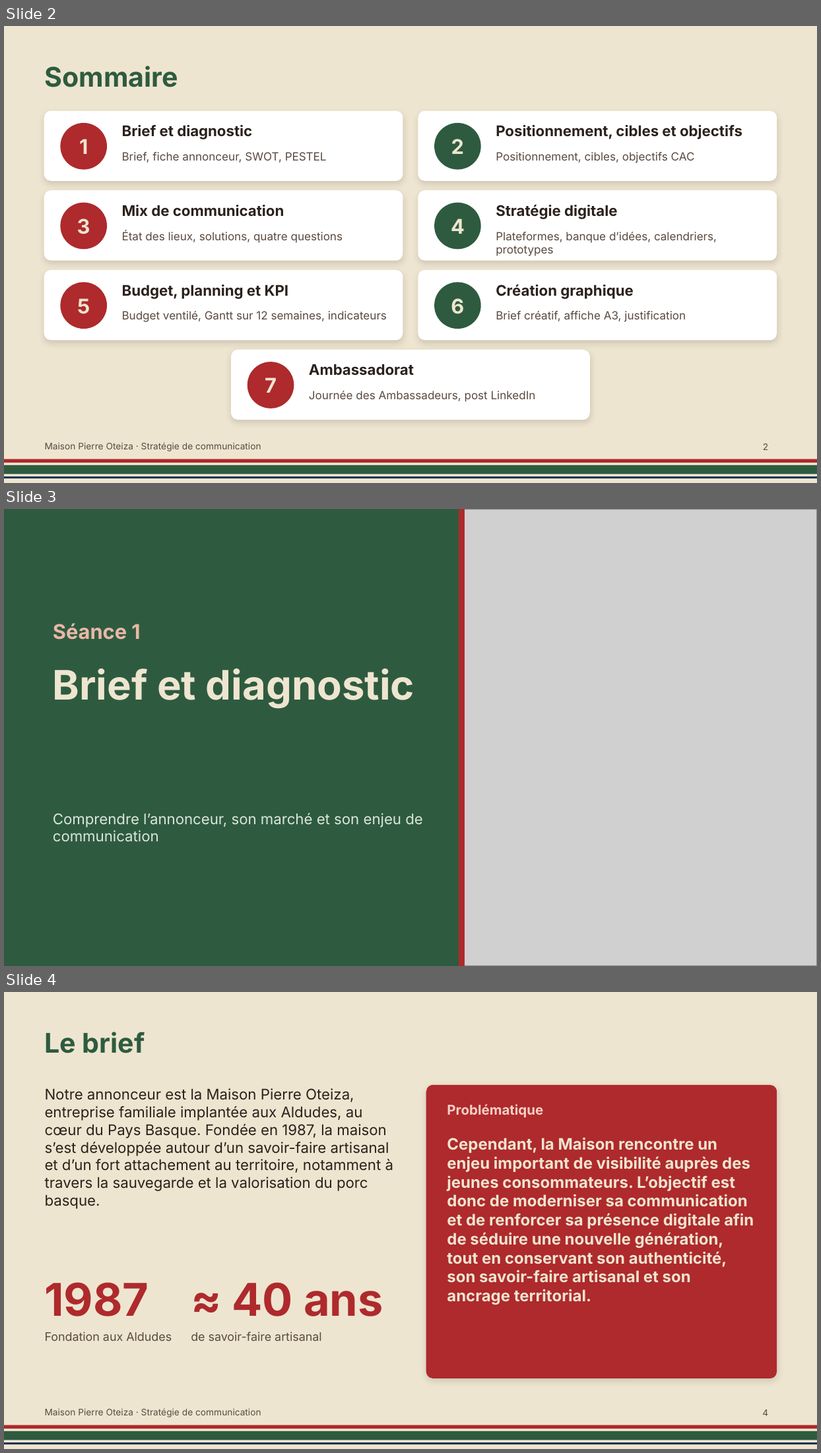
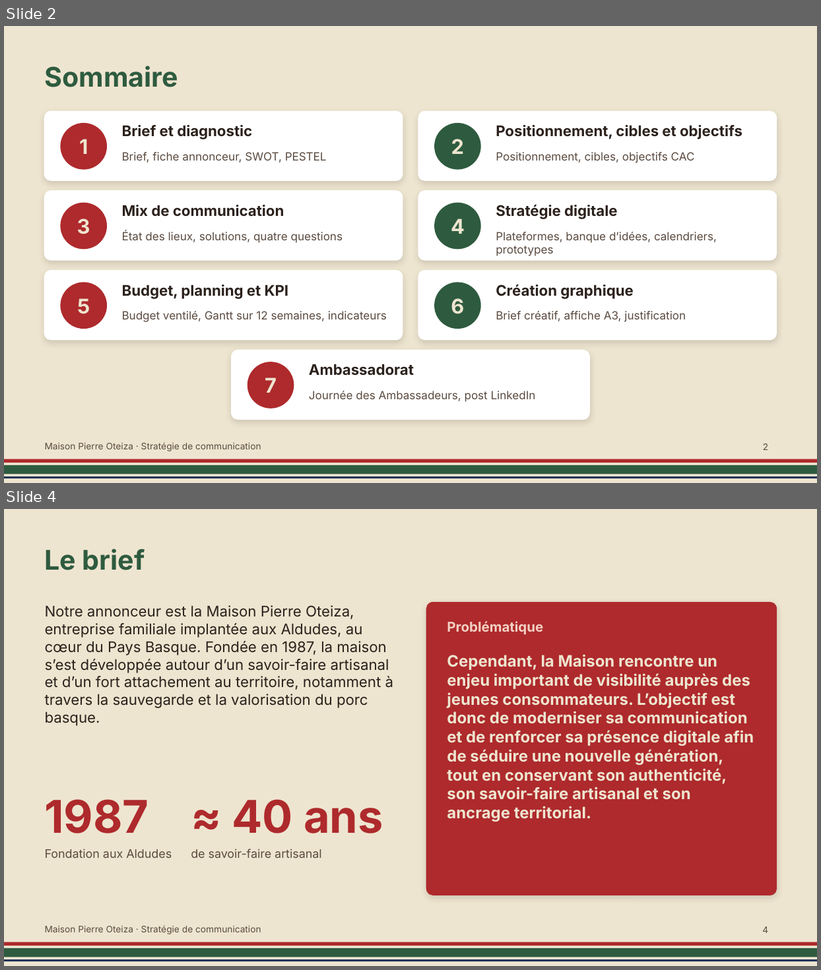
Before and after one commit to loulou64jgp/mes-skills, a slide deck: oteiza-prototype/presentation/Pierre_Oteiza_presentation.pptx. Shown one above the other, each under a label of ours: slides 2, 3 and 4 before the commit, slides 2 and 4 after it; the slides between them are not shown. The pictures are 821x1453 and 821x970 pixels, drawn with LibreOffice and Linux fonts; fonts in the diff are those of the drawing; grey boxes stand for pictures. Boxes give left, top, right and bottom in pixels: in the first picture for what was removed or moved away, otherwise in the second. Text is boxed around its words. In the diff, an @@ line names an element or a change of style, - is before the commit and + after.

```diff
--- a/oteiza-prototype/presentation/Pierre_Oteiza_presentation.pptx
+++ b/oteiza-prototype/presentation/Pierre_Oteiza_presentation.pptx
@@ slide 3 removed at box(4, 509, 817, 966), background #2E5B3F @@
@@ picture removed at box(459, 509, 817, 966) @@
@@ rectangle removed at box(459, 509, 464, 966) @@
@@ text removed at box(53, 623, 140, 640) @@
-Séance 1
@@ text removed at box(53, 668, 415, 708) @@
-Brief et diagnostic
@@ text removed at box(53, 813, 423, 842) @@
-Comprendre l’annonceur, son marché et son enjeu de communication
```
Also in this commit, not shown: 1 slide changed, 7 slides added, 6 other slides removed, 2 other files.
